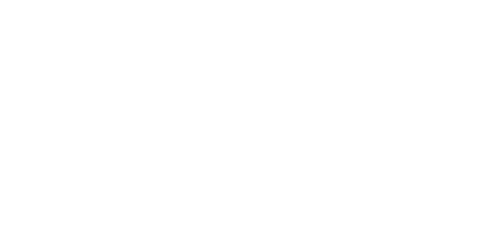
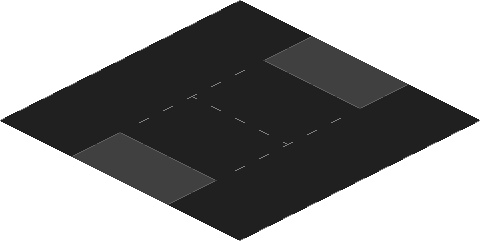
Revision of a layered 480 × 241 image; what changed, layer by layer:
added group "large_channel" with 4 layers above "large_t" over [left=0, top=0, right=480, bottom=241]
moved "line" (1st of 10, in "large_channel") into group "large_channel", painted on it over [left=0, top=0, right=480, bottom=241]
moved "border" (1st of 10, in "large_channel") into group "large_channel", painted on it over [left=49, top=25, right=431, bottom=216]
moved "sidewalk" (1st of 10, in "large_channel") into group "large_channel", painted on it over [left=0, top=0, right=480, bottom=241]
moved "tile" (2nd of 11, in "large_channel") into group "large_channel" over [left=0, top=0, right=480, bottom=241]
